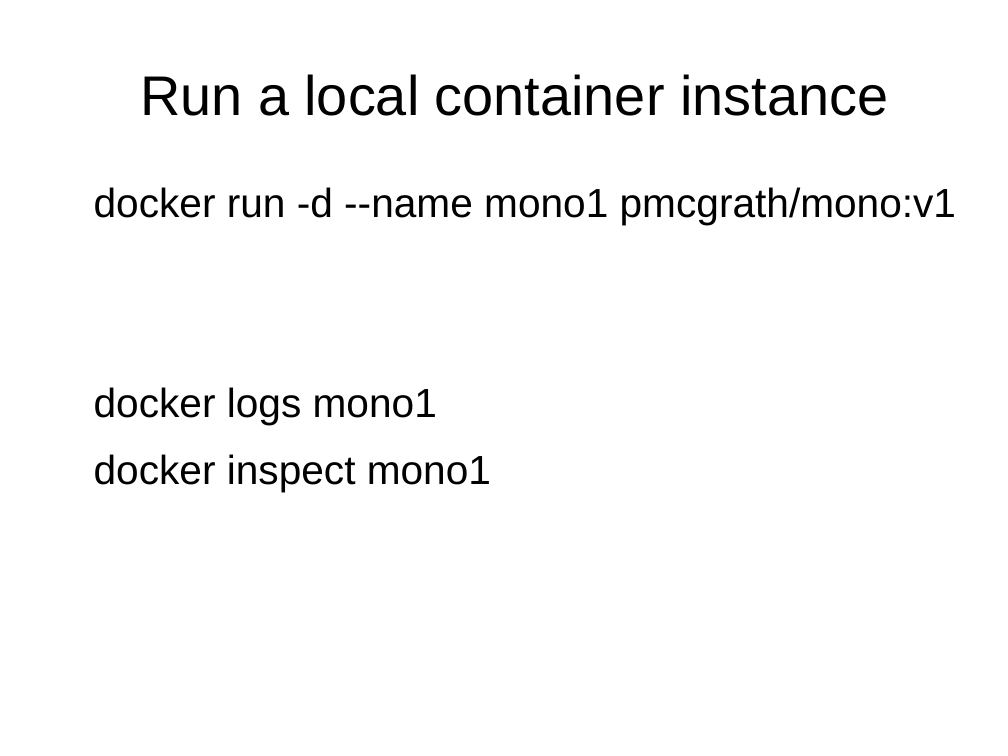
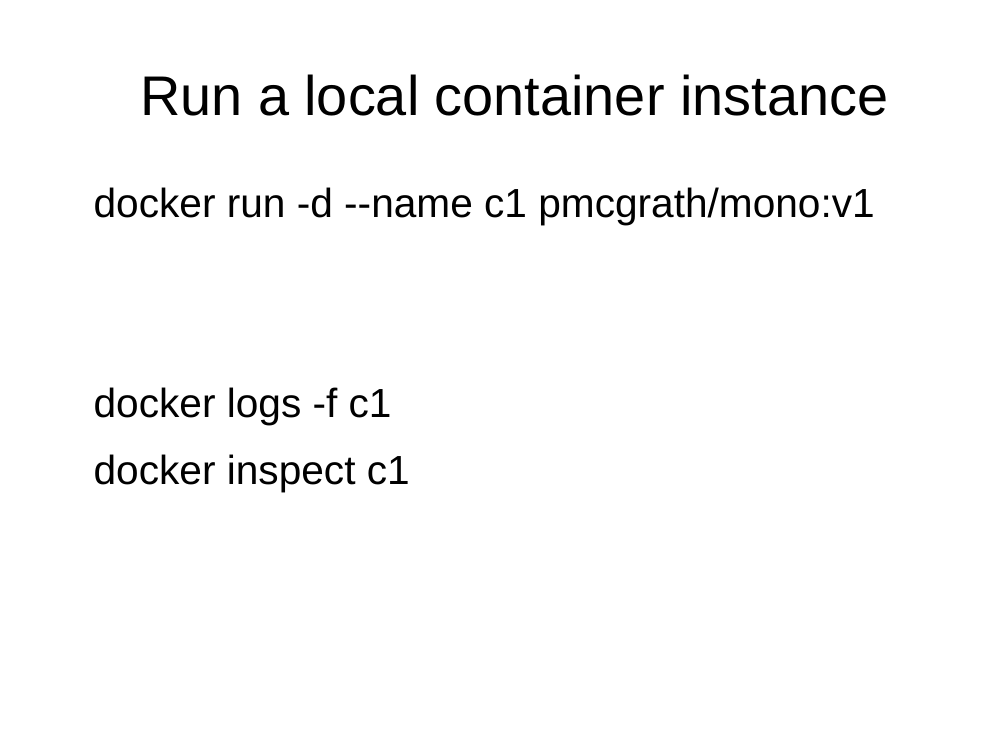
Before and after one commit to pmcgrath/presentations, a slide deck: slide 23 of corkaltnet_docker_20141118/corkaltnet_docker_20141118.odp. Drawn at 1008x756 pixels with LibreOffice and Linux fonts; fonts in the diff are those of the drawing. Boxes give left, top, right and bottom in pixels: in the first picture for what was removed or moved away, otherwise in the second. Text is boxed around its words. In the diff, an @@ line names an element or a change of style, - is before the commit and + after.

```diff
--- a/corkaltnet_docker_20141118/corkaltnet_docker_20141118.odp
+++ b/corkaltnet_docker_20141118/corkaltnet_docker_20141118.odp
@@ text at bbox=[94, 187, 874, 492]: text changed @@
-docker run -d --name mono1 pmcgrath/mono:v1
-docker logs mono1
-docker inspect mono1
+docker run -d --name c1 pmcgrath/mono:v1
+docker logs -f c1
+docker inspect c1
```
Also in this commit, not shown: 10 other slides changed, 11 other files.
